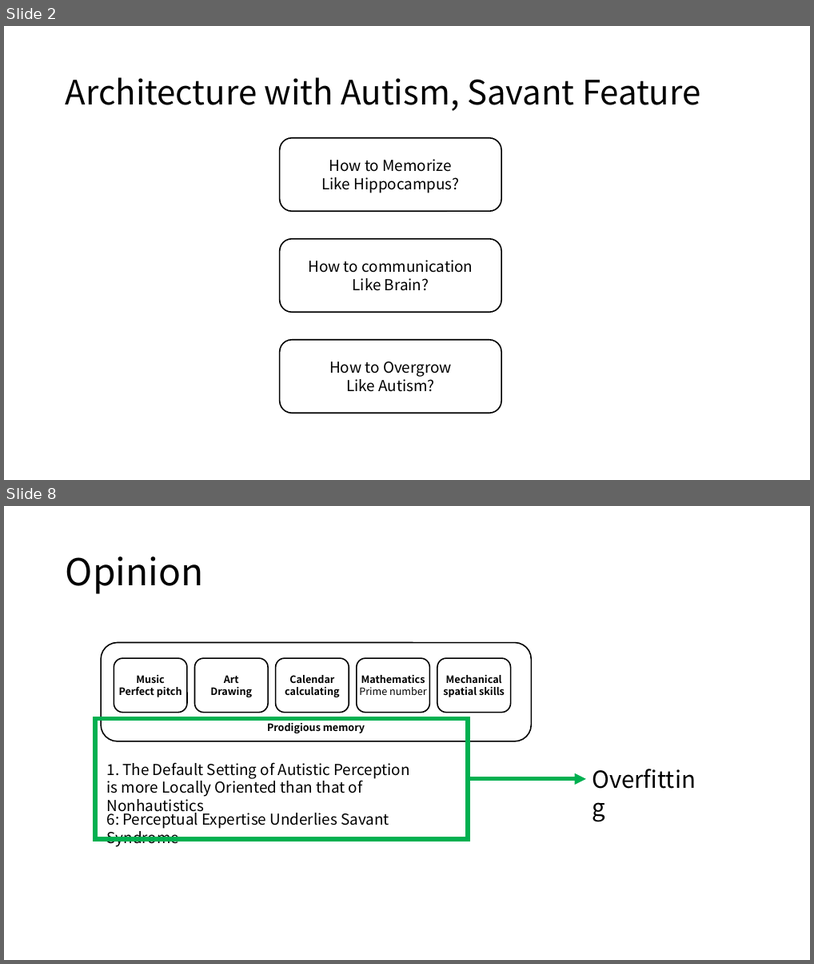
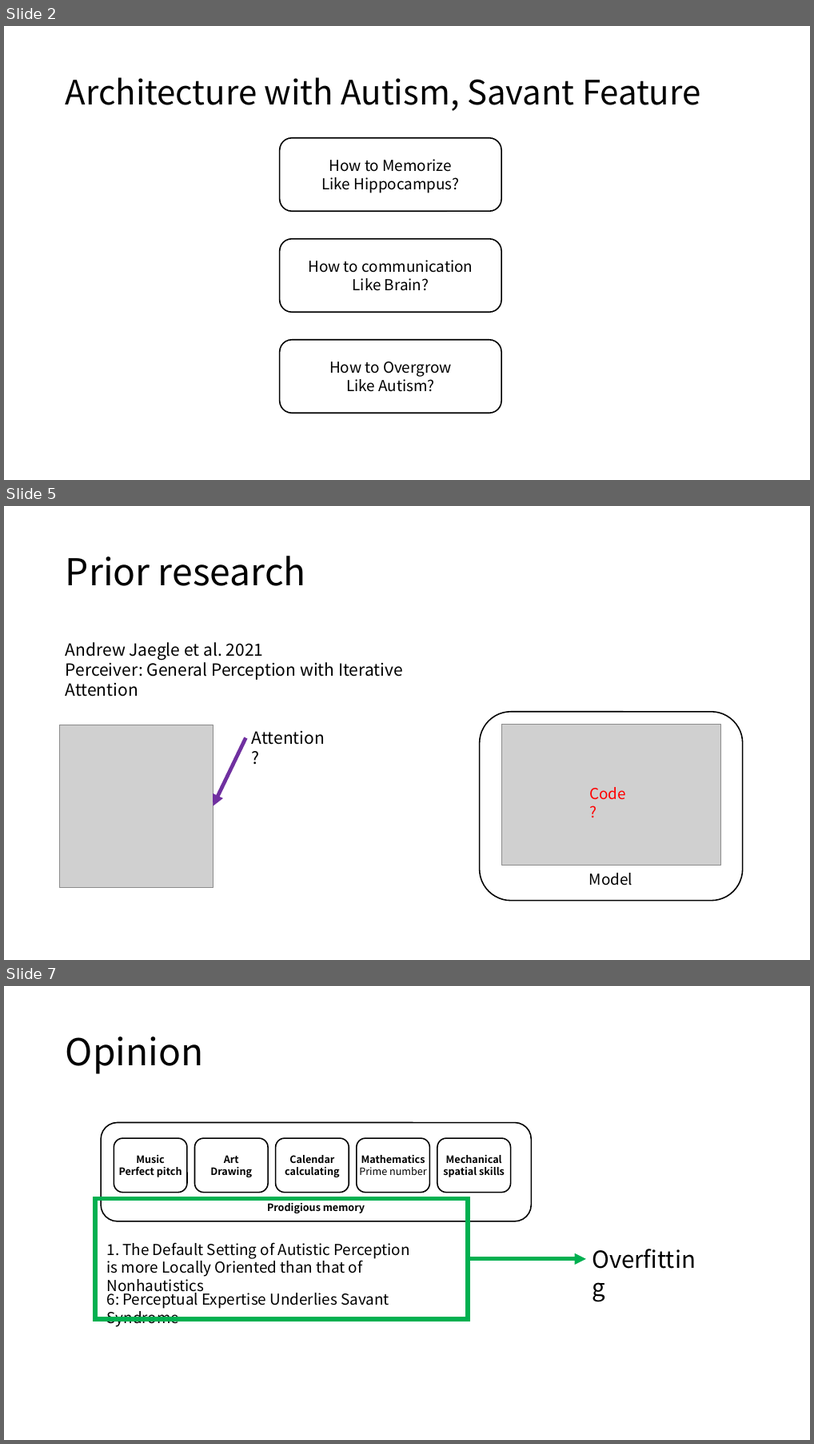
Before and after one commit to topaz11100/PROGRESS, a slide deck: 2_0729/0729_progress.pptx. Shown one above the other, each under a label of ours: slides 2 and 8 before the commit, slides 2, 5 and 7 after it; the slides between them are not shown. The pictures are 814x964 and 814x1444 pixels, drawn with LibreOffice and Linux fonts; fonts in the diff are those of the drawing; grey boxes stand for pictures. Boxes give left, top, right and bottom in pixels: in the first picture for what was removed or moved away, otherwise in the second. Text is boxed around its words. In the diff, an @@ line names an element or a change of style, - is before the commit and + after.

```diff
--- a/2_0729/0729_progress.pptx
+++ b/2_0729/0729_progress.pptx
@@ slide 5 added at box(4, 506, 810, 960), background #FFFFFF @@
@@ title added at box(66, 556, 306, 586), 44 pt, text #000000 @@
+Prior research
@@ text added at box(66, 642, 403, 680), 20 pt, text #000000 @@
+Andrew Jaegle et al. 2021
+Perceiver: General Perception with Iterative Attention
@@ rounded rectangle added at box(480, 712, 743, 900), fill #FFFFFF, outline #000000 1.5 pt, 18 pt, text #000000 @@
+Model
@@ picture added at box(60, 724, 214, 887) @@
@@ arrow added from (246, 738) to (214, 806), #7030A0 4.5 pt @@
@@ text added at box(252, 731, 325, 744), 20 pt, text #000000 @@
+Attention?
@@ picture added at box(502, 724, 721, 865) @@
@@ text added at box(590, 787, 626, 800), 18 pt, text #FF0000 @@
+Code?
@@ what was slide 8 is now slide 7 @@
```
Also in this commit, not shown: 3 slides changed, 1 other slide added, 2 slides removed, 4 other files.
